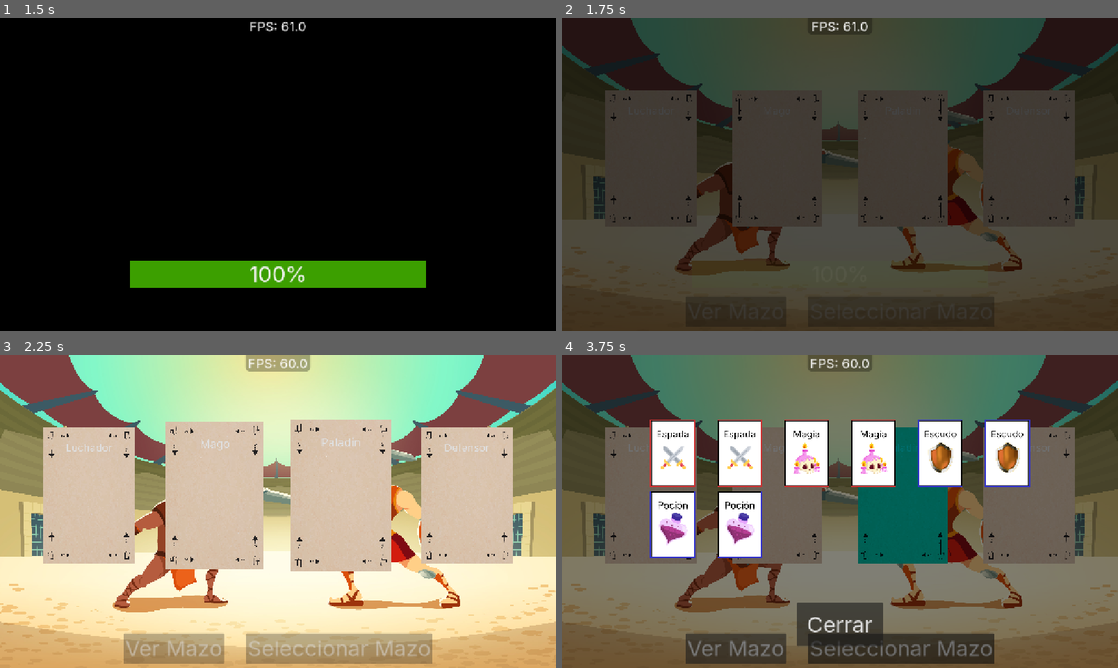
Above: before the commit, frames 1-4 (two rows, left to right).
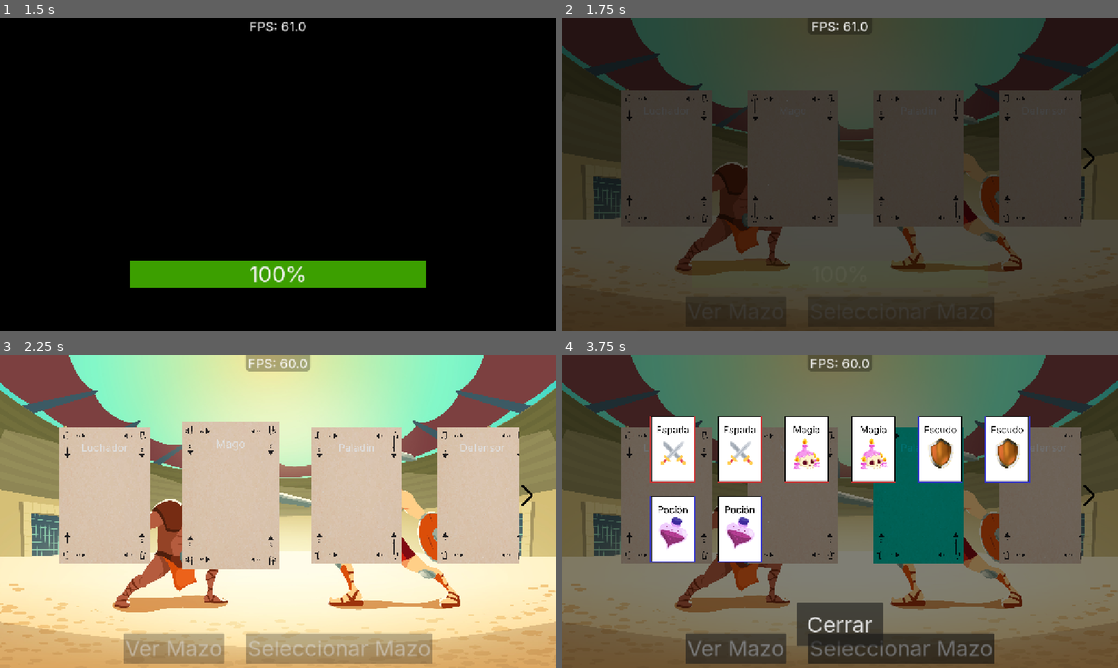
Above: after the commit, the same moments.

Repository: ChrisNGDC/cards_combat_game
Game: Godot game, scene res://scenes/main_menu.tscn
Same seed, same stepped clock (60 frames per second), same inputs: the game is played once before the commit and once after it.
Inputs (mouse positions are in pixels of both pictures, inside the frame that each line leads up to):
- Up to frame 1 (1.5 s): click "Jugar" at 0.5 s; drag from (88, 158) to (339, 158) at 1.27 s
- Up to frame 2 (1.75 s): no input
- Up to frame 3 (2.25 s): drag from (216, 495) to (467, 495) at 2.02 s
- Up to frame 4 (3.75 s): tap Enter at 2.75 s; move the mouse to (901, 495) at 2.77 s; click (901, 495) at 2.92 s; click "Ver Mazo" at 3.5 s

Frame 1 is identical in both runs. In frame 2, 5.4% of the frame differs, in the area x 7-96%, y 23-67%; in frame 3, 11%; in frame 4, 11%, in the area x 7-96%, y 19-67%.

Commit message:
build; Added difficulty selector and minor visual changes

Diff:
--- a/resources/translations.csv
+++ b/resources/translations.csv
@@ -10,6 +10,11 @@
 DECK_DEFENDER,Defender,Defensor
 DECK_SELECT,Select Deck,Seleccionar Mazo
 DECK_VIEW,View Deck,Ver Mazo
+EASY_DIFFICULTY,Easy,Fácil
+NORMAL_DIFFICULTY,Normal,Normal
+HARD_DIFFICULTY,Hard,Difícil
+FIGHT,Fight,Pelear
+SELECT_DIFFICULTY,Select Difficulty,Seleccionar Dificultad
 CARD_SWORD,Sword,Espada
 CARD_SHIELD,Shield,Escudo
 CARD_MAGIC,Magic,Magia
--- a/scenes/deck_overlay.tscn
+++ b/scenes/deck_overlay.tscn
@@ -34,7 +34,7 @@
 layout_mode = 2
 size_flags_vertical = 6
 theme_override_constants/h_separation = 50
-theme_override_constants/v_separation = 10
+theme_override_constants/v_separation = 30
 alignment = 1
 last_wrap_alignment = 1
 script = ExtResource("2_lskk3")
--- a/scenes/decks.tscn
+++ b/scenes/decks.tscn
@@ -3,6 +3,8 @@
 [ext_resource type="Texture2D" uid="uid://c8q8skgbe4lnf" path="res://images/main-menu.jpg" id="1_mhx0s"]
 [ext_resource type="Script" uid="uid://bk4uvjmuv3in0" path="res://scripts/decks/decks.gd" id="2_ds01j"]
 [ext_resource type="Texture2D" uid="uid://gplao7l4lnjg" path="res://images/arrows.png" id="3_a66q8"]
+[ext_resource type="PackedScene" uid="uid://26rgetsr743" path="res://scenes/deck.tscn" id="4_tvqf6"]
+[ext_resource type="Theme" uid="uid://c4u10tupcw13s" path="res://resources/main_theme.tres" id="5_5qcsl"]
 
 [sub_resource type="AtlasTexture" id="AtlasTexture_ds01j"]
 atlas = ExtResource("3_a66q8")
@@ -11,6 +13,19 @@
 [sub_resource type="AtlasTexture" id="AtlasTexture_a66q8"]
 atlas = ExtResource("3_a66q8")
 region = Rect2(143, 102, 238, 413)
+
+[sub_resource type="AtlasTexture" id="AtlasTexture_5qcsl"]
+
+[sub_resource type="AtlasTexture" id="AtlasTexture_bvnak"]
+
+[sub_resource type="Theme" id="Theme_5qcsl"]
+OptionButton/font_sizes/font_size = 50
+PopupMenu/constants/item_start_padding = 2
+PopupMenu/font_sizes/font_separator_size = 50
+PopupMenu/font_sizes/font_size = 50
+PopupMenu/font_sizes/title_font_size = 50
+PopupMenu/icons/radio_checked = SubResource("AtlasTexture_5qcsl")
+PopupMenu/icons/radio_unchecked = SubResource("AtlasTexture_bvnak")
 
 [node name="Decks" type="Node2D" unique_id=791792099]
 
@@ -29,21 +44,21 @@
 anchor_bottom = 1.0
 grow_horizontal = 2
 grow_vertical = 2
-theme_override_constants/margin_left = 10
+theme_override_constants/margin_left = 50
 theme_override_constants/margin_top = 10
-theme_override_constants/margin_right = 10
+theme_override_constants/margin_right = 50
 theme_override_constants/margin_bottom = 10
 
-[node name="VBoxContainer" type="VBoxContainer" parent="DecksManager/MarginContainer" unique_id=170908727]
+[node name="SelectionUI" type="VBoxContainer" parent="DecksManager/MarginContainer" unique_id=170908727]
 layout_mode = 2
 size_flags_horizontal = 3
 
-[node name="HBoxDecks" type="HBoxContainer" parent="DecksManager/MarginContainer/VBoxContainer" unique_id=1549368282]
+[node name="HBoxDecks" type="HBoxContainer" parent="DecksManager/MarginContainer/SelectionUI" unique_id=1549368282]
 layout_mode = 2
 size_flags_vertical = 3
 alignment = 1
 
-[node name="LeftArrow" type="TextureRect" parent="DecksManager/MarginContainer/VBoxContainer/HBoxDecks" unique_id=1047683974]
+[node name="LeftArrow" type="TextureRect" parent="DecksManager/MarginContainer/SelectionUI/HBoxDecks" unique_id=1047683974]
 self_modulate = Color(0, 0, 0, 1)
 z_index = 2
 custom_minimum_size = Vector2(32, 48)
@@ -55,14 +70,14 @@
 stretch_mode = 5
 flip_h = true
 
-[node name="ScrollContainer" type="ScrollContainer" parent="DecksManager/MarginContainer/VBoxContainer/HBoxDecks" unique_id=218799872]
+[node name="ScrollContainer" type="ScrollContainer" parent="DecksManager/MarginContainer/SelectionUI/HBoxDecks" unique_id=218799872]
 layout_mode = 2
 size_flags_horizontal = 3
 size_flags_vertical = 4
 horizontal_scroll_mode = 3
 vertical_scroll_mode = 0
 
-[node name="MarginContainer" type="MarginContainer" parent="DecksManager/MarginContainer/VBoxContainer/HBoxDecks/ScrollContainer" unique_id=1720061803]
+[node name="MarginContainer" type="MarginContainer" parent="DecksManager/MarginContainer/SelectionUI/HBoxDecks/ScrollContainer" unique_id=1720061803]
 layout_mode = 2
 size_flags_horizontal = 3
 size_flags_vertical = 3
@@ -71,14 +86,14 @@
 theme_override_constants/margin_right = 50
 theme_override_constants/margin_bottom = 50
 
-[node name="DeckList" type="HBoxContainer" parent="DecksManager/MarginContainer/VBoxContainer/HBoxDecks/ScrollContainer/MarginContainer" unique_id=1392500945]
+[node name="DeckList" type="HBoxContainer" parent="DecksManager/MarginContainer/SelectionUI/HBoxDecks/ScrollContainer/MarginContainer" unique_id=1392500945]
 layout_mode = 2
 size_flags_horizontal = 3
 size_flags_vertical = 3
 theme_override_constants/separation = 80
 alignment = 1
 
-[node name="RightArrow" type="TextureRect" parent="DecksManager/MarginContainer/VBoxContainer/HBoxDecks" unique_id=1606049899]
+[node name="RightArrow" type="TextureRect" parent="DecksManager/MarginContainer/SelectionUI/HBoxDecks" unique_id=1606049899]
 self_modulate = Color(0, 0, 0, 1)
 custom_minimum_size = Vector2(32, 48)
 layout_mode = 2
@@ -88,18 +103,68 @@
 expand_mode = 1
 stretch_mode = 5
 
-[node name="HBoxButtons" type="HFlowContainer" parent="DecksManager/MarginContainer/VBoxContainer" unique_id=1247259665]
+[node name="HBoxButtons" type="HFlowContainer" parent="DecksManager/MarginContainer/SelectionUI" unique_id=1247259665]
 layout_mode = 2
 theme_override_constants/h_separation = 50
 alignment = 1
 
-[node name="ViewDeckButton" type="Button" parent="DecksManager/MarginContainer/VBoxContainer/HBoxButtons" unique_id=1695470902]
+[node name="ViewDeckButton" type="Button" parent="DecksManager/MarginContainer/SelectionUI/HBoxButtons" unique_id=1695470902]
 layout_mode = 2
 theme_override_font_sizes/font_size = 50
 text = "DECK_VIEW"
 
-[node name="SelectDeckButton" type="Button" parent="DecksManager/MarginContainer/VBoxContainer/HBoxButtons" unique_id=548063174]
+[node name="SelectDeckButton" type="Button" parent="DecksManager/MarginContainer/SelectionUI/HBoxButtons" unique_id=548063174]
 layout_mode = 2
 size_flags_horizontal = 4
 theme_override_font_sizes/font_size = 50
 text = "DECK_SELECT"
+
+[node name="DifficultyUI" type="VBoxContainer" parent="DecksManager/MarginContainer" unique_id=233230680]
+visible = false
+layout_mode = 2
+alignment = 1
+
+[node name="HBoxContainer" type="HBoxContainer" parent="DecksManager/MarginContainer/DifficultyUI" unique_id=333752216]
+layout_mode = 2
+size_flags_vertical = 3
+alignment = 1
+
+[node name="Control" type="Control" parent="DecksManager/MarginContainer/DifficultyUI/HBoxContainer" unique_id=960074997]
+layout_mode = 2
+size_flags_horizontal = 6
+size_flags_vertical = 4
+
+[node name="Deck" parent="DecksManager/MarginContainer/DifficultyUI/HBoxContainer/Control" unique_id=1785670977 instance=ExtResource("4_tvqf6")]
+scale = Vector2(0.3, 0.3)
+
+[node name="DifficultySelection" type="OptionButton" parent="DecksManager/MarginContainer/DifficultyUI/HBoxContainer" unique_id=2027264331]
+layout_mode = 2
+size_flags_horizontal = 2
+size_flags_vertical = 4
+theme = SubResource("Theme_5qcsl")
+theme_override_font_sizes/font_size = 62
+alignment = 1
+icon_alignment = 2
+expand_icon = true
+item_count = 4
+popup/item_0/text = "SELECT_DIFFICULTY"
+popup/item_0/id = 0
+popup/item_0/separator = true
+popup/item_1/text = "EASY_DIFFICULTY"
+popup/item_1/id = 1
+popup/item_2/text = "NORMAL_DIFFICULTY"
+popup/item_2/id = 2
+popup/item_3/text = "HARD_DIFFICULTY"
+popup/item_3/id = 3
+
+[node name="Fight" type="Button" parent="DecksManager/MarginContainer/DifficultyUI" unique_id=524883698]
+custom_minimum_size = Vector2(200, 0)
+layout_mode = 2
+size_flags_horizontal = 4
+size_flags_vertical = 8
+theme = ExtResource("5_5qcsl")
+theme_override_font_sizes/font_size = 50
+text = "FIGHT"
+
+[connection signal="item_selected" from="DecksManager/MarginContainer/DifficultyUI/HBoxContainer/DifficultySelection" to="DecksManager" method="_on_option_button_item_selected"]
+[connection signal="pressed" from="DecksManager/MarginContainer/DifficultyUI/Fight" to="DecksManager" method="_on_fight_pressed"]
--- a/scenes/game_over_ui.tscn
+++ b/scenes/game_over_ui.tscn
@@ -20,9 +20,11 @@
 anchor_bottom = 1.0
 grow_horizontal = 2
 grow_vertical = 2
+mouse_filter = 0
 
 [node name="VBoxContainer" type="VBoxContainer" parent="CenterContainer" unique_id=1443373611]
 layout_mode = 2
+mouse_filter = 0
 theme_override_constants/separation = 20
 alignment = 1
 
--- a/scripts/Decks/decks.gd
+++ b/scripts/Decks/decks.gd
@@ -1,11 +1,15 @@
 extends CanvasLayer
 
-@onready var scroll_container: ScrollContainer = $MarginContainer/VBoxContainer/HBoxDecks/ScrollContainer
-@onready var deck_list: HBoxContainer = $MarginContainer/VBoxContainer/HBoxDecks/ScrollContainer/MarginContainer/DeckList
-@onready var select_deck_button: Button = $MarginContainer/VBoxContainer/HBoxButtons/SelectDeckButton
-@onready var view_deck_button: Button = $MarginContainer/VBoxContainer/HBoxButtons/ViewDeckButton
-@onready var left_arrow: TextureRect = $MarginContainer/VBoxContainer/HBoxDecks/LeftArrow
-@onready var right_arrow: TextureRect = $MarginContainer/VBoxContainer/HBoxDecks/RightArrow
+@onready var scroll_container: ScrollContainer = $MarginContainer/SelectionUI/HBoxDecks/ScrollContainer
+@onready var deck_list: HBoxContainer = $MarginContainer/SelectionUI/HBoxDecks/ScrollContainer/MarginContainer/DeckList
+@onready var select_deck_button: Button = $MarginContainer/SelectionUI/HBoxButtons/SelectDeckButton
+@onready var view_deck_button: Button = $MarginContainer/SelectionUI/HBoxButtons/ViewDeckButton
+@onready var left_arrow: TextureRect = $MarginContainer/SelectionUI/HBoxDecks/LeftArrow
+@onready var right_arrow: TextureRect = $MarginContainer/SelectionUI/HBoxDecks/RightArrow
+@onready var selection_ui: Control = $MarginContainer/SelectionUI
+@onready var difficulty_ui: Control = $MarginContainer/DifficultyUI
+@onready var difficulty_selection: Button = $MarginContainer/DifficultyUI/HBoxContainer/DifficultySelection
+@onready var blank_selected_deck: Node2D = $MarginContainer/DifficultyUI/HBoxContainer/Control/Deck
 
 var dragging: bool = false
 var last_mouse_pos: Vector2 = Vector2()
@@ -16,6 +20,8 @@
 var escala_normal: Vector2 = Vector2(0.25, 0.25)
 var escala_grande: Vector2 = Vector2(0.3, 0.3)
 var viewing_deck: bool = false
+var difficulty: String
+
 
 func _ready() -> void:
 	select_deck_button.pressed.connect(_on_select_deck_button_pressed)
@@ -58,12 +64,22 @@
 
 func _on_select_deck_button_pressed() -> void:
 	if selected_deck:
+		blank_selected_deck.setup(selected_deck.datos_mazo)
+		difficulty_selection.selected = 0
+		selection_ui.hide()
+		difficulty_ui.show()
+
+
+func _on_fight_pressed() -> void:
+	if difficulty_selection.selected != 0:
 		GlobalData.player.deck = DeckManager.create_deck(selected_deck.datos_mazo.nombre)
 		GlobalData.player.set_initial_hp()
 		var cpu_deck_name: String = lista_mazos.pick_random()
 		GlobalData.cpu.deck = DeckManager.create_deck(cpu_deck_name)
 		GlobalData.cpu.set_initial_hp()
+		GlobalData.cpu.difficulty = difficulty
 		SceneLoader.load_scene("res://scenes/combat.tscn")
+
 
 func _on_view_deck_button_pressed() -> void:
 	viewing_deck = true
@@ -98,3 +114,7 @@
 	var target_right: float = 1.0 if scroll_container.scroll_horizontal < max_scroll else 0.0
 	left_arrow.modulate.a = lerp(left_arrow.modulate.a, target_left, 0.1)
 	right_arrow.modulate.a = lerp(right_arrow.modulate.a, target_right, 0.1)
+
+
+func _on_option_button_item_selected(index: int) -> void:
+	difficulty = difficulty_selection.get_item_text(index)
--- a/scripts/MainMenu/menu_options.gd
+++ b/scripts/MainMenu/menu_options.gd
@@ -18,6 +18,7 @@
 func _ready() -> void:
 	if OS.has_feature("web"):
 		res_button.hide()
+		$Exit.hide()
 	else:
 		_fill_resolution_options()
 
Binary file changed: resources/translations.en.translation
Binary file changed: resources/translations.es.translation
